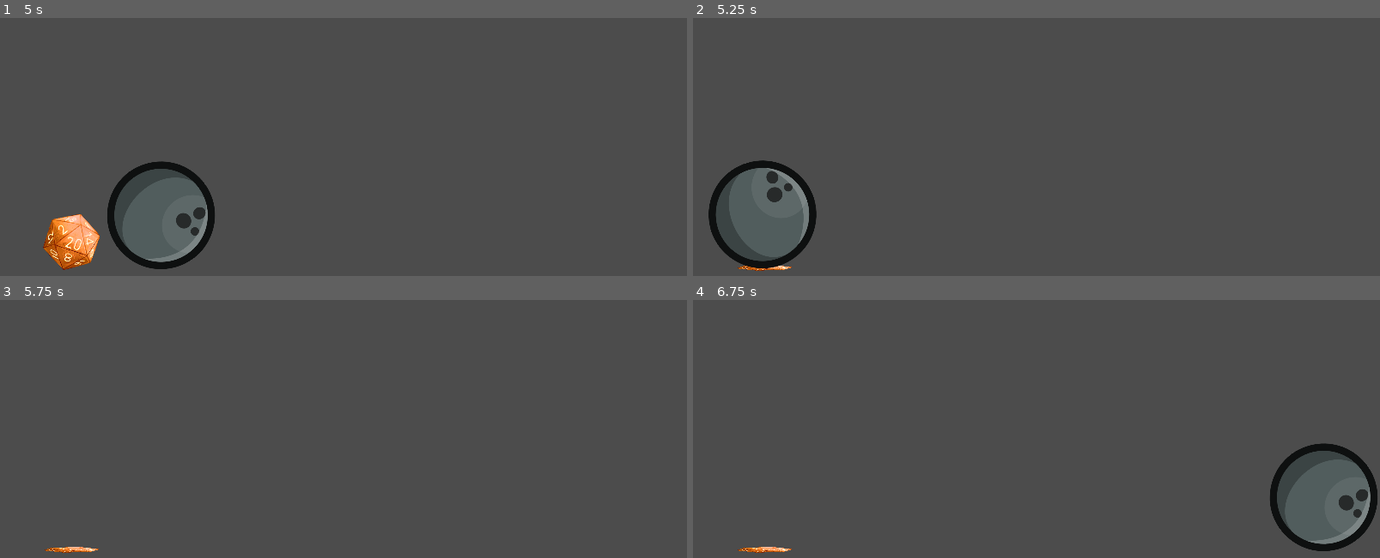
Above: before the commit, frames 1-4 (two rows, left to right).
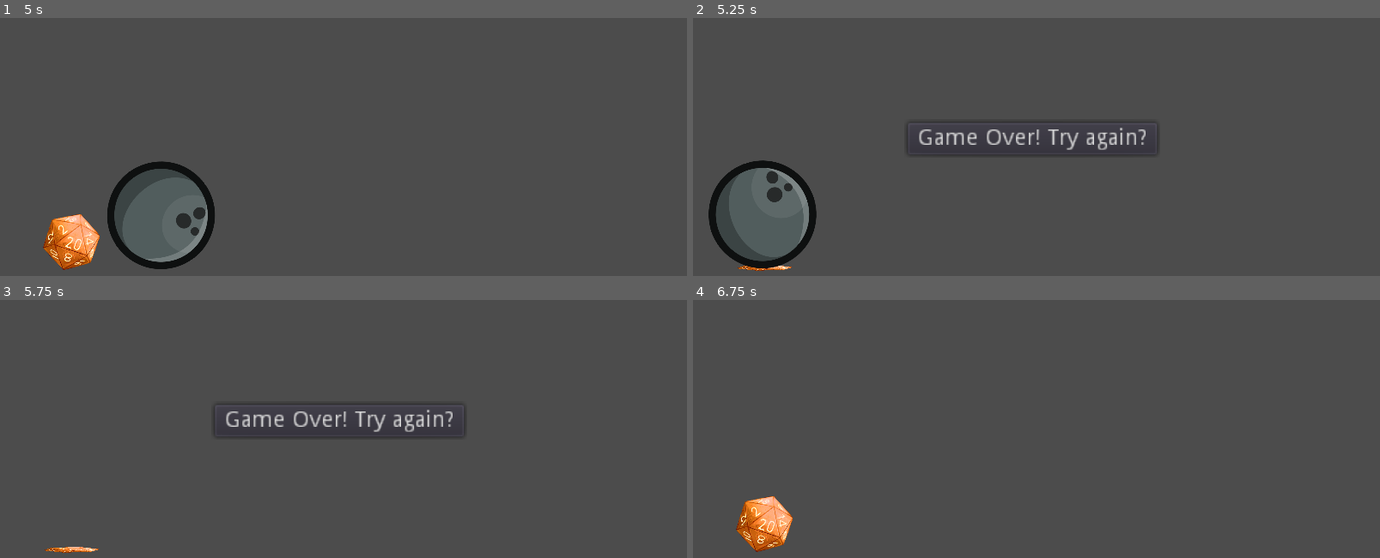
Above: after the commit, the same moments.

Repository: Loupine/DiceRoll2D
Game: Godot game, scene res://World/World.tscn
Two runs of this game, one before a commit and one after it. Both use one fixed random seed, a clock stepped at 60 frames per second and the inputs below.
Inputs (mouse positions are in pixels of both pictures, inside the frame that each line leads up to):
- Up to frame 1 (5 s): tap Space (jump) at 0.77, 1.52, 2.75, 3.02, 3.77, 4.52 s; tap Enter at 2 s
- Up to frame 2 (5.25 s): no input
- Up to frame 3 (5.75 s): no input
- Up to frame 4 (6.75 s): click (1029, 421) at 5.75 s, where only the run after the commit has a clickable "Game Over! Try again?"

Frame 1 is identical in both runs. In frame 2, 0.9% of the frame differs, in the area x 31-68%, y 40-54%; in frame 3, 0.9%; in frame 4, 3.9%, in the area x 6-100%, y 55-99%.

Commit message:
Add restart button that restarts the scene

Diff:
--- a/project/Player/Player.gd
+++ b/project/Player/Player.gd
@@ -1,5 +1,7 @@
 extends KinematicBody2D
 
+
+signal player_died
 
 const GRAVITY := 0.98
 const JUMP_FORCE := 25
@@ -29,3 +31,4 @@
 	scale.y = .10
 	position.y = 590
 	is_alive = false
+	emit_signal("player_died")
--- a/project/World/World.gd
+++ b/project/World/World.gd
@@ -1,11 +1,20 @@
-extends Node2D
+extends Control
 
 
 onready var ball_obstacle_preload := preload("res://Obstacles/BallObstacle.tscn")
 onready var obstacle_spawn_timer := get_node("ObstacleSpawnTimer")
+onready var restart_button := get_node("RestartButton")
 
 
-func _on_ObstacleSpawnTimer_timeout():
+func _on_ObstacleSpawnTimer_timeout()-> void:
 	var newObstacle := ball_obstacle_preload.instance()
 	add_child(newObstacle)
 	obstacle_spawn_timer.start()
+
+
+func _on_Player_player_died()-> void:
+	restart_button.rect_position.x = 400
+
+
+func _on_RestartButton_pressed():
+	var _ignored := get_tree().reload_current_scene()
--- a/project/World/World.tscn
+++ b/project/World/World.tscn
@@ -6,7 +6,7 @@
 [sub_resource type="RectangleShape2D" id=1]
 extents = Vector2( 1197, 24 )
 
-[node name="World" type="Node2D"]
+[node name="World" type="Control"]
 script = ExtResource( 3 )
 
 [node name="Floor" type="StaticBody2D" parent="."]
@@ -34,4 +34,14 @@
 wait_time = 3.0
 autostart = true
 
+[node name="RestartButton" type="Button" parent="."]
+margin_left = -800.0
+margin_top = 317.0
+margin_right = -645.0
+margin_bottom = 337.0
+rect_scale = Vector2( 3, 3 )
+text = "Game Over! Try again?"
+
+[connection signal="player_died" from="Player" to="." method="_on_Player_player_died"]
 [connection signal="timeout" from="ObstacleSpawnTimer" to="." method="_on_ObstacleSpawnTimer_timeout"]
+[connection signal="pressed" from="RestartButton" to="." method="_on_RestartButton_pressed"]
